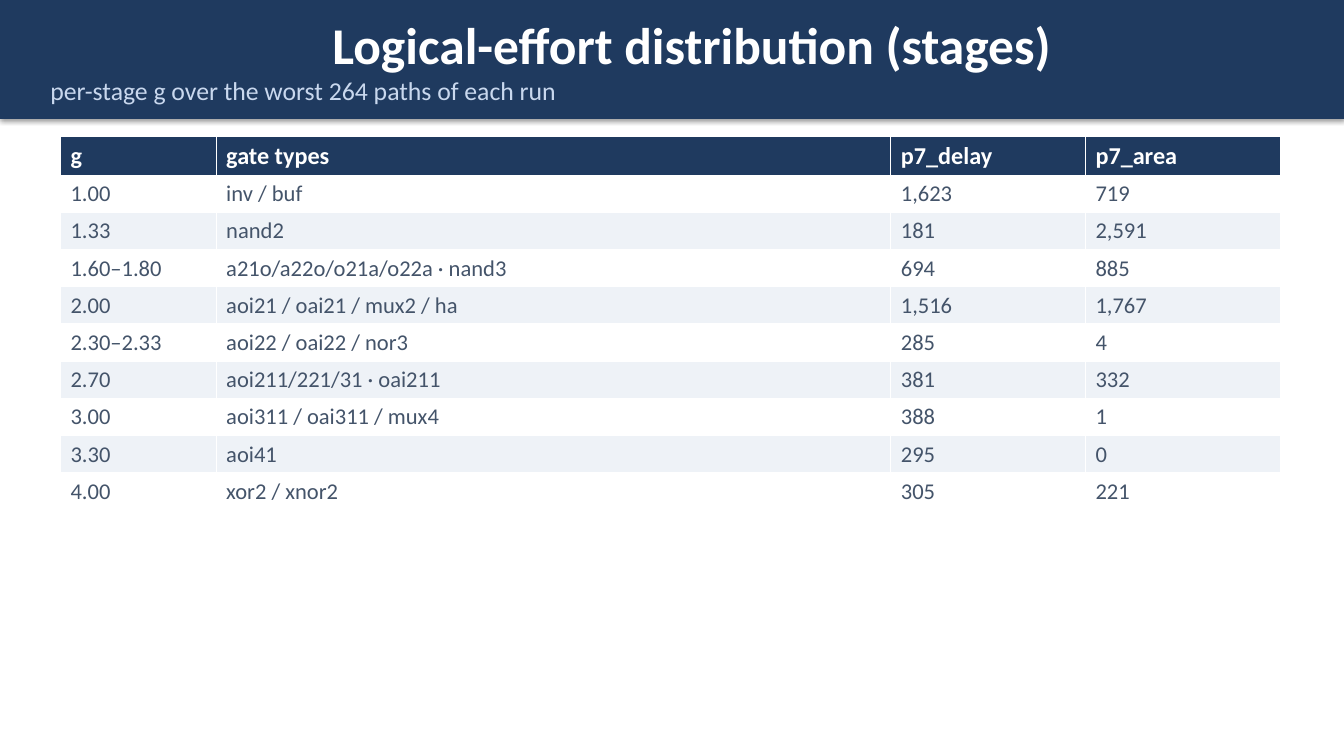
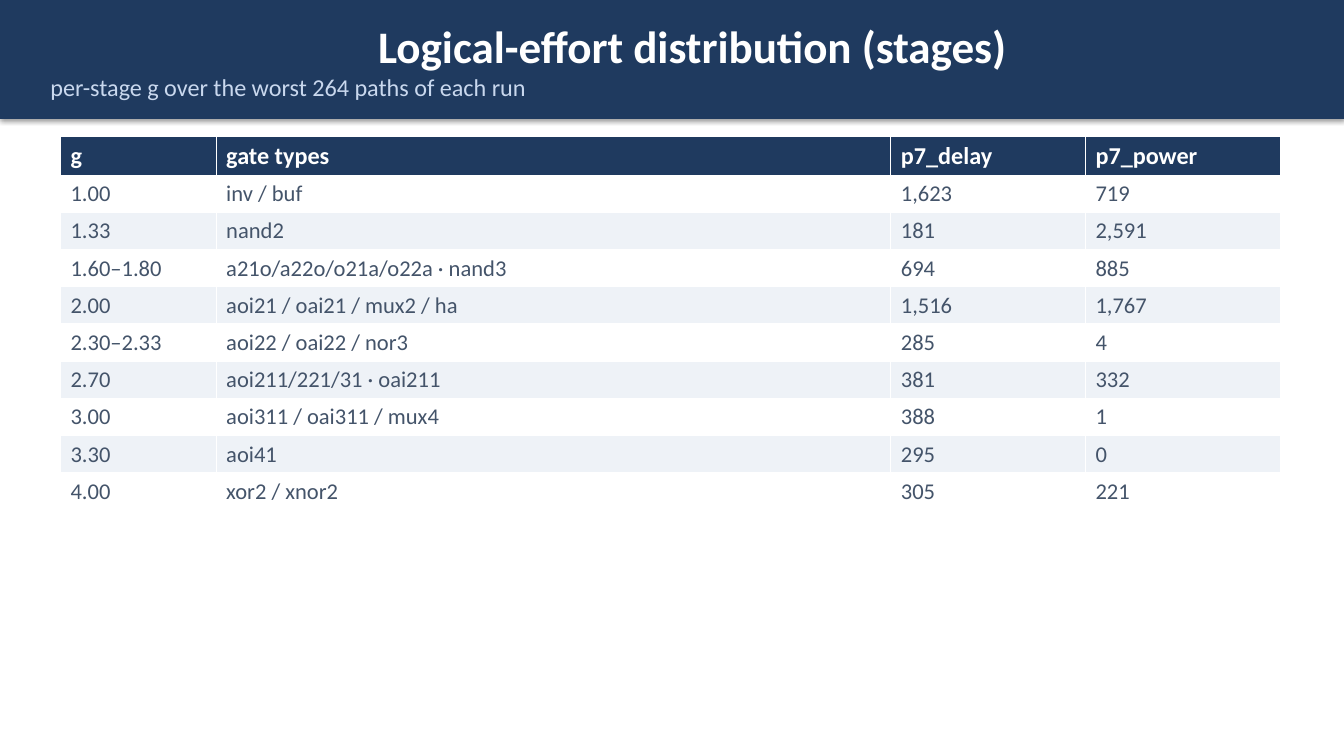
Before and after one commit to wuhannus/lunarch, a slide deck: slide 16 of flow/LUNARCH_AI_Driven_Chip_Design.pptx (slide 15 before the commit). Drawn at 1344x756 pixels with LibreOffice and Linux fonts; fonts in the diff are those of the drawing. Boxes give left, top, right and bottom in pixels: in the first picture for what was removed or moved away, otherwise in the second. Text is boxed around its words. In the diff, an @@ line names an element or a change of style, - is before the commit and + after.

```diff
--- a/flow/LUNARCH_AI_Driven_Chip_Design.pptx
+++ b/flow/LUNARCH_AI_Driven_Chip_Design.pptx
@@ rectangle "Logical-effort distribution (stages)" at bbox=[0, 0, 1344, 119]: size 36.8 to 32.2 pt in "Logical-effort distribution (stages)"; size 18.4 to 17.2 pt in "per-stage g over the worst 264 paths ..." @@
@@ table at bbox=[60, 136, 1279, 503] @@
-row 1, column 4: p7_area
+row 1, column 4: p7_power
```
Also in this commit, not shown: 18 other slides changed, 1 slide added, 7 other files.
